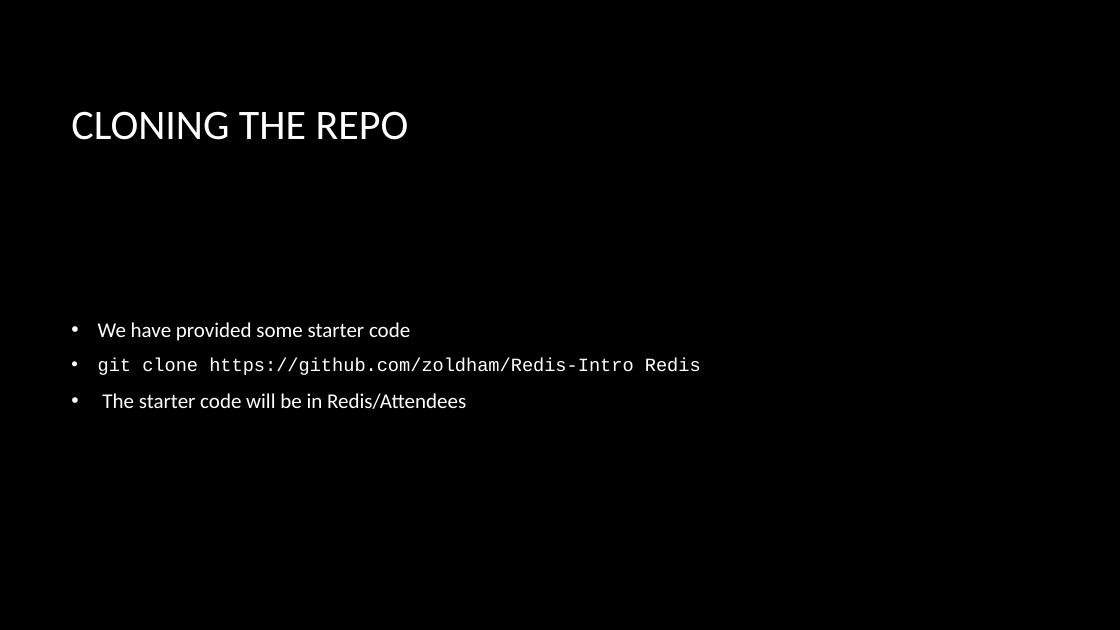
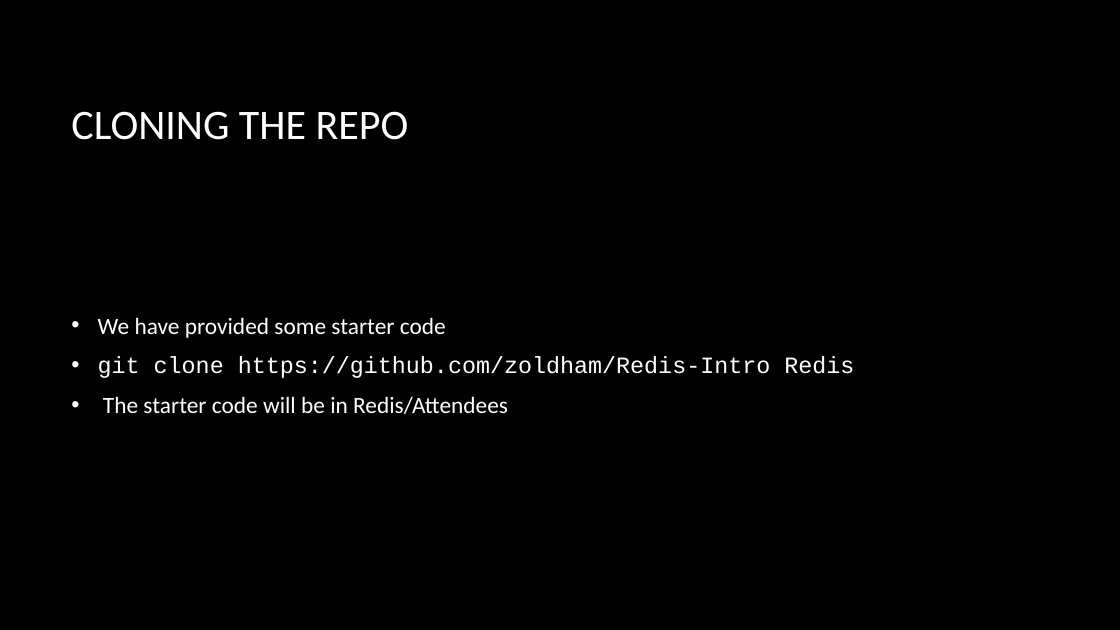
Before and after one commit to zoldham/Redis-Intro, a slide deck: slide 7 of Presenters/Presentation.pptx (slide 5 before the commit). Drawn at 1120x630 pixels with LibreOffice and Linux fonts; fonts in the diff are those of the drawing; background and template pictures are left out. Boxes give left, top, right and bottom in pixels: in the first picture for what was removed or moved away, otherwise in the second. Text is boxed around its words. In the diff, an @@ line names an element or a change of style, - is before the commit and + after.

```diff
--- a/Presenters/Presentation.pptx
+++ b/Presenters/Presentation.pptx
@@ text "We have provided some starter ..." at (98,317,854,414): size 18 to 20 pt in "We have provided some starter code", "The starter code will be in Redis/Attendees"; size 16 to 20 pt in "git clone https://github.com/zoldham/Redis-Intro Redis" @@
```
Also in this commit, not shown: 3 other slides changed, 2 slides added, 3 other files.
